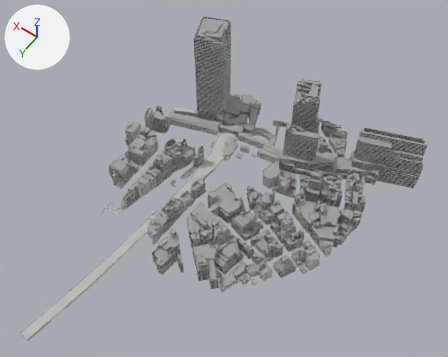
The glTF model assets/context/core/web/context_core.glb, before and after one commit.
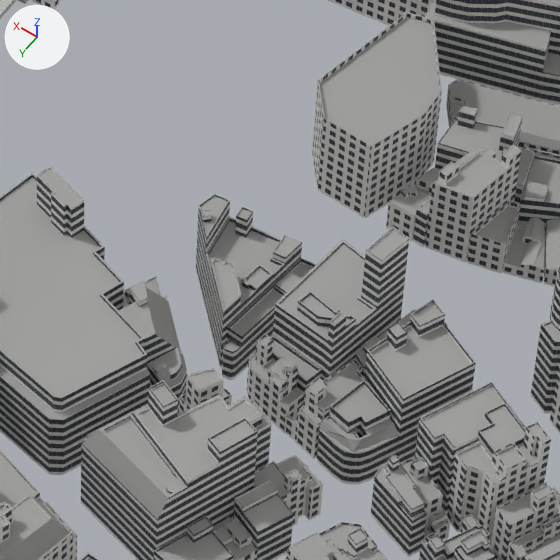
Old and new are each drawn whole from a camera (50 mm lens) standing at (-425.0, 655.0, 996.0) and looking at (-30.0, 101.0, 125.0) and again close up on the part from 49% to 66% of the width and 45% to 66% of the height. Arrows for +X, +Y and +Z are at upper left; the lights stay in place. The older version's two pictures come first. Vertices at exactly the same position are counted once.

In view in the first close-up: 'core__ctx_roof', 'core__ctx_wall_punched_a', 'core__ctx_wall_punched_b', 'core__ctx_wall_ribbon_a', 'core__ctx_wall_ribbon_b' and 2 more.
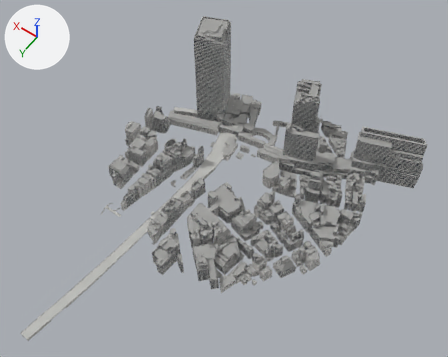
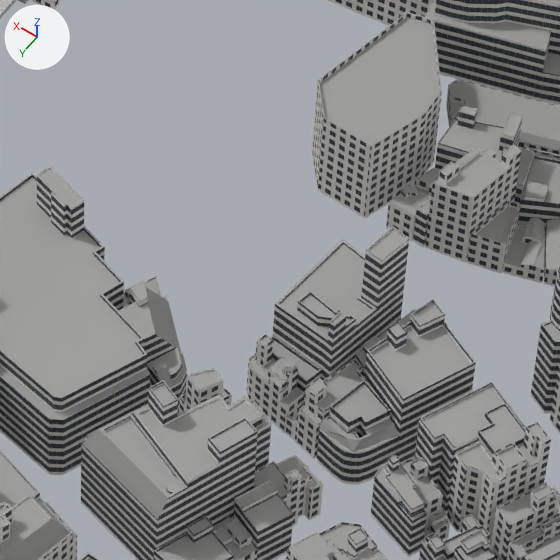
What changed in the scene script:
```text
Change me_core__ctx_roof:
    used by ob_core__ctx_roof; location = (0.0, 0.0, 0.0)
    remove me_core__ctx_roof.from_pydata(...)  # 13740 vertices, 11631 faces; spans x -297.0..258.0, y -241.0..267.0, z 2.0..229.0
    add me_core__ctx_roof.from_pydata(...)  # 13522 vertices, 11441 faces; spans x -297.0..258.0, y -241.0..267.0, z 2.0..229.0
    me_core__ctx_roof part 1: 20 loose pieces with 218 vertices, spanning x -67.0..-35.0, y 21.0..56.0, z 13.0..30.0, are deleted
Change me_core__ctx_wall_ribbon_a:
    used by ob_core__ctx_wall_ribbon_a; location = (0.0, 0.0, 0.0)
    remove me_core__ctx_wall_ribbon_a.from_pydata(...)  # 5004 vertices, 5575 faces; spans x -297.0..222.0, y -239.0..267.0, z 0.0..113.0
    add me_core__ctx_wall_ribbon_a.from_pydata(...)  # 4776 vertices, 5321 faces; spans x -297.0..222.0, y -239.0..267.0, z 1.0..113.0
    me_core__ctx_wall_ribbon_a part 2: 7 loose pieces with 228 vertices, spanning x -67.0..-35.0, y 21.0..56.0, z 0.0..30.0, are deleted
```

Changed parts and their boxes [x1, y1, x2, y2] in the close-ups (560 x 560 px):
part 1 of me_core__ctx_roof, deleted: before [199, 194, 316, 352]
part 2 of me_core__ctx_wall_ribbon_a, deleted: before [196, 195, 315, 380]
